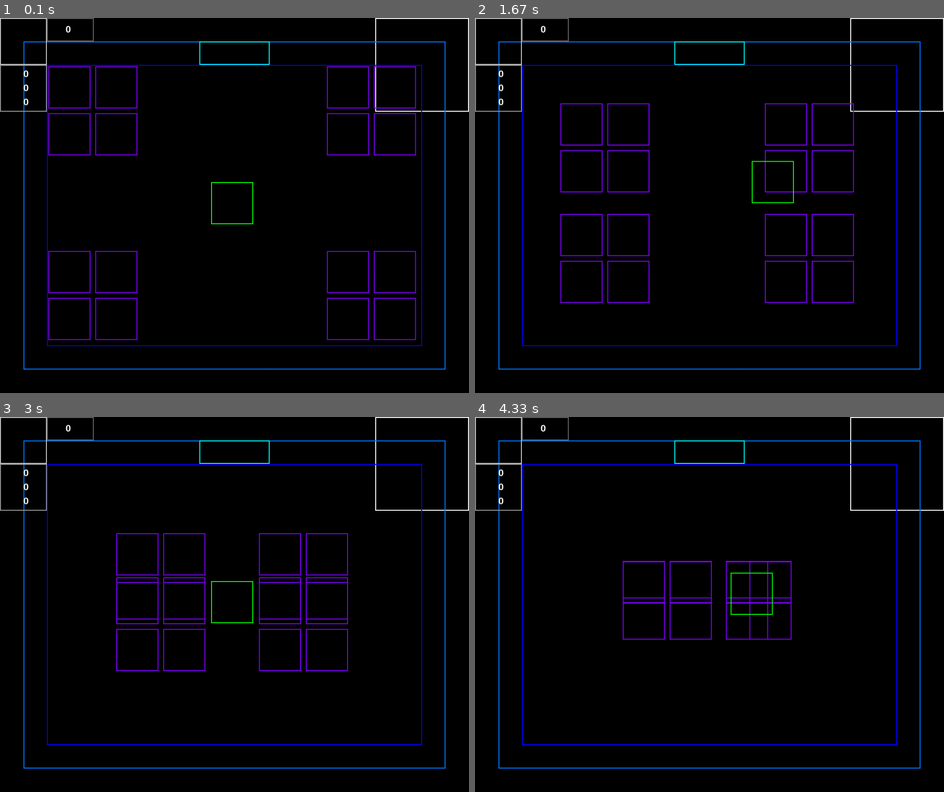
Above: before the commit, frames 1-4 (two rows, left to right).
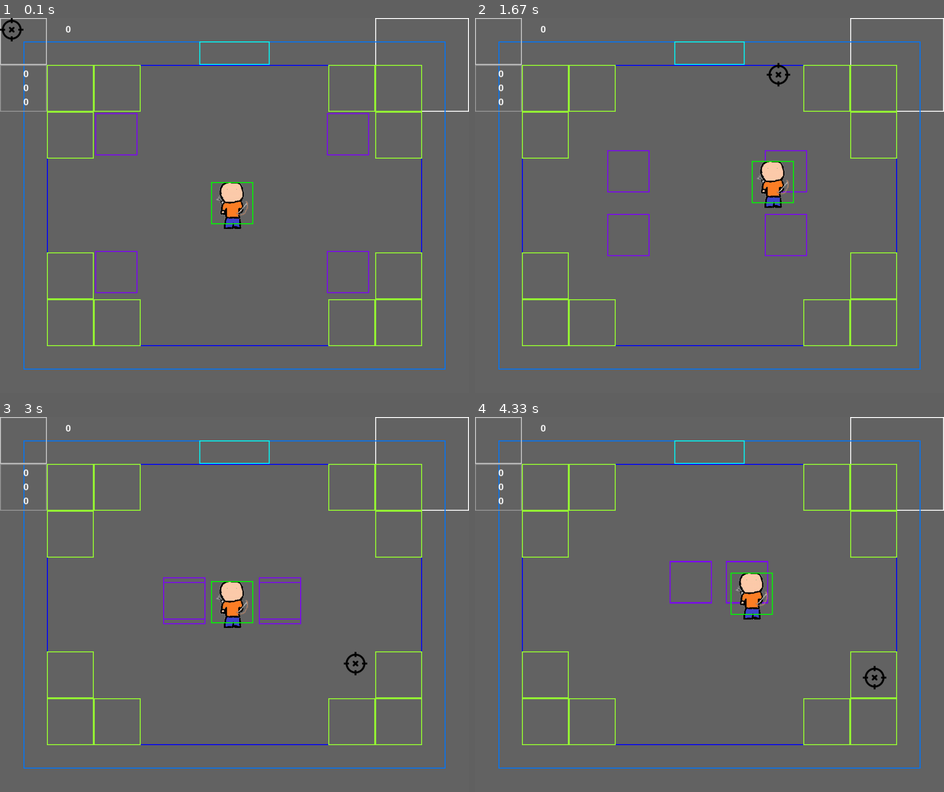
Above: after the commit, the same moments.

Repository: kapusta-gg/pygame_group6
Game: pygame game, started from main.py
The game is run twice, just before and just after one commit, with the same random seed, the same clock (stepped at 60 frames per second) and the same inputs.
Inputs (mouse positions are in pixels of both pictures, inside the frame that each line leads up to):
- Up to frame 1 (0.1 s): no input
- Up to frame 2 (1.67 s): hold D 0.33-0.8 s; move the mouse to (690, 220) at 0.37 s; hold W 0.83-1.13 s; move the mouse to (596, 209) at 0.87 s; hold D 1.17-1.63 s; move the mouse to (779, 74) at 1.2 s
- Up to frame 3 (3 s): hold A 1.67-2.2 s; move the mouse to (243, 477) at 1.7 s; hold S 2.23-2.53 s; move the mouse to (239, 645) at 2.27 s; hold A 2.57-2.97 s; move the mouse to (356, 664) at 2.6 s
- Up to frame 4 (4.33 s): hold W 3-3.37 s; move the mouse to (831, 570) at 3.03 s; hold D 3.4-4.03 s; move the mouse to (878, 574) at 3.43 s; hold S from 4.07 s (still down); move the mouse to (873, 675) at 4.1 s

The runs differ from the first frame. In frame 1, 98% of the frame differs, in the area x 0-100%, y 0-100%; in frame 2, 98%; in frame 3, 98%; in frame 4, 98%.

Commit message:
Добавили курсор и спрайт игрока

Diff:
--- a/main.py
+++ b/main.py
@@ -4,6 +4,7 @@
 from models.interface.hud import HUD
 from models.entities.player import Player
 from models.entities.enemies import *
+from models.cursor import Cursor
 
 
 if __name__ == '__main__':
@@ -15,11 +16,14 @@
     map = MiniMap()
     hud = HUD()
 
-    room.field.load_room("rooms_levels/room2.txt")
+    room.field.load_room("rooms_levels/room1.txt")
 
     player = Player(450, 350)
 
     isShowHitbox = True
+
+    cursor = Cursor()
+    pygame.mouse.set_visible(False)
 
     clock = pygame.time.Clock()
 
@@ -40,12 +44,16 @@
                 if event.key in [pygame.K_w, pygame.K_s, pygame.K_a, pygame.K_d]:
                     player.change_movement(event.key, False)
 
+            if event.type == pygame.MOUSEMOTION:
+                cursor.move(*event.pos)
+
         # Отрисовка объектов
-        screen.fill((0, 0, 0))
+        screen.fill((100, 100, 100))
         map.draw(screen)
         room.draw(screen, is_show_hitbox=isShowHitbox)
         hud.draw(screen, is_show_hitbox=isShowHitbox)
         player.draw(screen, is_show_hitbox=isShowHitbox)
+        cursor.draw(screen)
         # Выполняем логику
         for col in room.field.field:
             for obj in col:
--- /dev/null
+++ b/methods.py
@@ -0,0 +1,11 @@
+import pygame
+import os
+import sys
+
+
+def load_image(name):
+    if not os.path.isfile(name):
+        print(f"Файл с изображением '{name}' не найден")
+        sys.exit()
+    image = pygame.image.load(name)
+    return image
--- /dev/null
+++ b/models/cursor.py
@@ -0,0 +1,22 @@
+import pygame
+from methods import load_image
+
+
+class Cursor:
+    # Изображение 50х50
+
+    def __init__(self):
+        self.sprite = pygame.sprite.Sprite()
+        self.sprite.image = load_image("images/crosshair.png")
+        self.sprite.rect = self.sprite.image.get_rect()
+        self._ = pygame.sprite.GroupSingle()
+        self._.add(self.sprite)
+
+    # Движение мышки
+    def move(self, x: int, y: int):
+        self.sprite.rect.x = x - 25
+        self.sprite.rect.y = y - 25
+
+    # Отрисовка
+    def draw(self, screen: pygame.Surface):
+        self._.draw(screen)
--- a/models/entities/player.py
+++ b/models/entities/player.py
@@ -1,4 +1,5 @@
 import pygame
+from methods import load_image
 
 
 class Player:
@@ -10,12 +11,19 @@
                    pygame.K_a: LEFT,
                    pygame.K_d: RIGHT}
     which_direction = [False, False, False, False]
+    image = load_image("images/player.png")
 
     def __init__(self, x: int, y: int):
         self.x = x
         self.y = y
         self.player_hitbox = pygame.rect.Rect(self.x, self.y, 90, 90)
         self.player_color = pygame.color.Color((0, 255, 0))
+
+        self.sprite = pygame.sprite.Sprite()
+        self.sprite.image = Player.image
+        self.sprite.rect = self.player_hitbox
+        self._ = pygame.sprite.GroupSingle()
+        self._.add(self.sprite)
 
     def change_movement(self, key: int, state: bool):
         ind = Player.KEYS_TO_IND[key]
@@ -26,6 +34,7 @@
         self.direction_y = y
 
     def draw(self, screen: pygame.Surface, is_show_hitbox=True):
+        self._.draw(screen)
         if is_show_hitbox:
             pygame.draw.rect(screen, self.player_color, self.player_hitbox, width=2)
 
--- a/models/map/rooms.py
+++ b/models/map/rooms.py
@@ -39,13 +39,13 @@
     def draw(self, screen: pygame.Surface, is_show_hitbox=True):
         if is_show_hitbox:
             pygame.draw.rect(screen, self.field_color, self.field_hitbox, width=2)
-            for i in range(8):
-                for j in range(6):
-                    if self.field[j][i] is not None:
-                        self.field[j][i].draw(screen, is_show_hitbox=is_show_hitbox)
+        for i in range(8):
+            for j in range(6):
+                if self.field[j][i] is not None:
+                    self.field[j][i].draw(screen, is_show_hitbox=is_show_hitbox)
 
     def load_room(self, room_txt):
-        # файл с матрице 8х6
+        # файл с матрицей 8х6
         # 0 - земля
         # 1 - противник (объекта класса Enemy)
         # 2 - препятствие (объекта класса Object)
